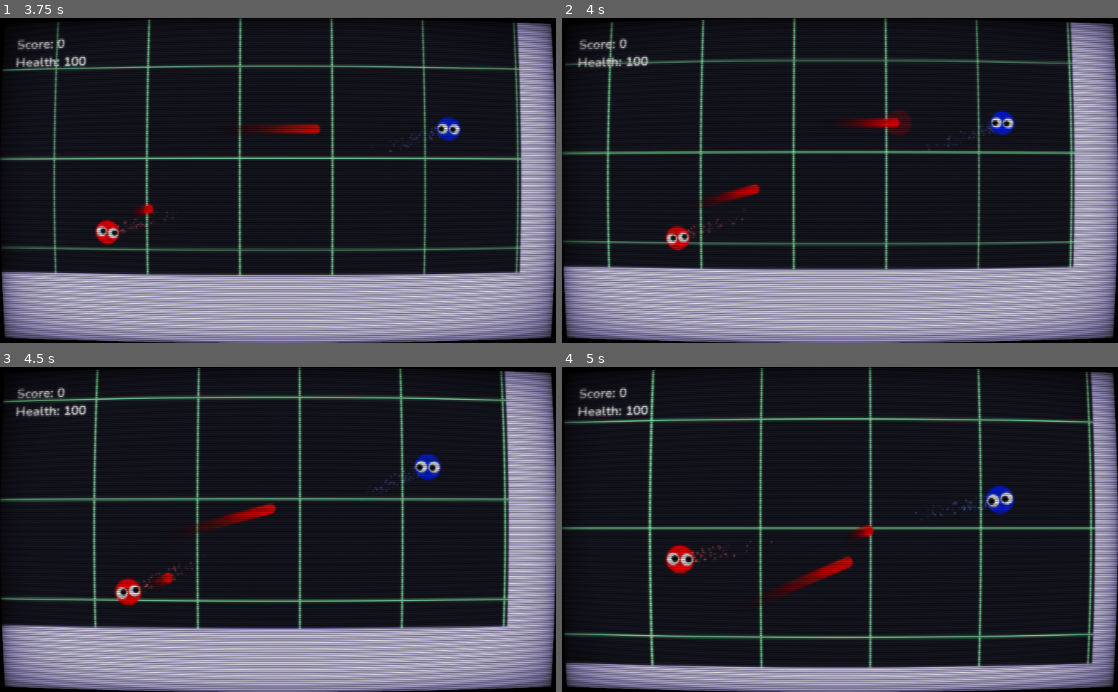
Above: before the commit, frames 1-4 (two rows, left to right).
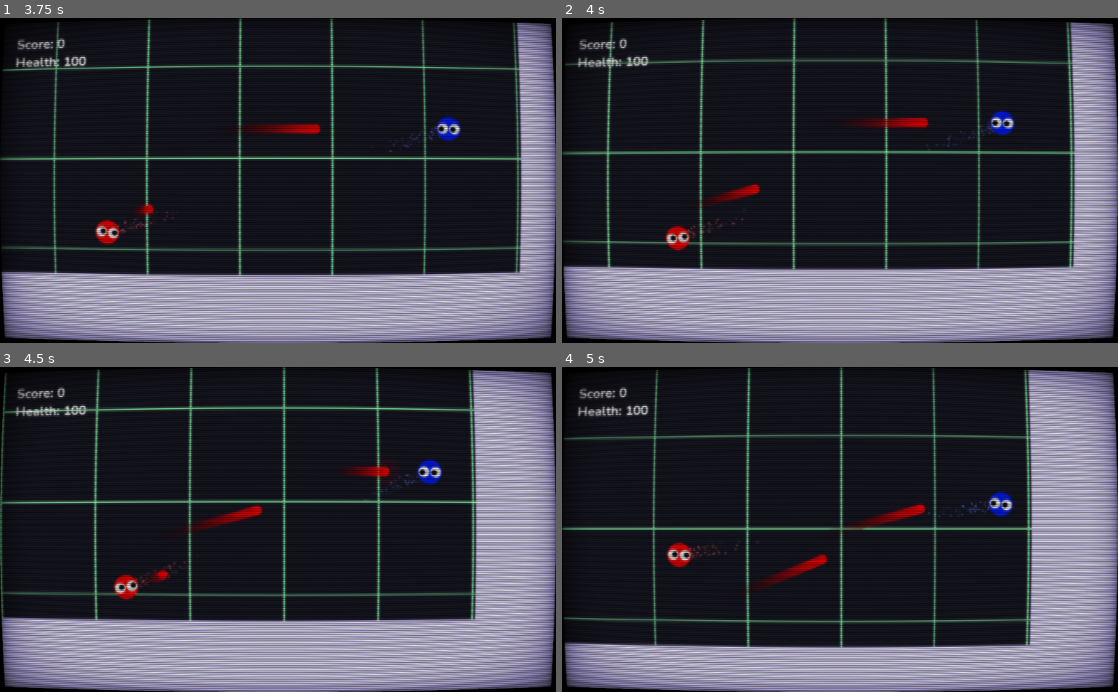
Above: after the commit, the same moments.

Repository: thomas-armena/crossfire
Game: Godot game, scene res://Scenes/MainMenu/MainMenu.tscn
Same seed, same stepped clock (60 frames per second), same inputs: the game is played once before the commit and once after it.
Inputs (mouse positions are in pixels of both pictures, inside the frame that each line leads up to):
- Up to frame 1 (3.75 s): click "Press ENTER to play" at 0.5 s; click "Press ENTER to play" at 1.25 s; tap Enter at 2 s; move the mouse to (400, 164) at 2.02 s; hold D (p1_move_right) 2.03-2.78 s; tap Space (p1_shoot) at 2.1, 2.85, 3.6 s; click (400, 164) at 2.17 s; move the mouse to (166, 196) at 2.77 s; hold S (p1_move_down) 2.78-3.53 s; move the mouse to (333, 109) at 3.52 s; hold D (p1_move_right) from 3.53 s (still down)
- Up to frame 2 (4 s): keep holding D (p1_move_right)
- Up to frame 3 (4.5 s): move the mouse to (250, 594) at 4.27 s; release D (p1_move_right) at 4.28 s; hold W (p1_move_up) from 4.28 s (still down); tap Space (p1_shoot) at 4.35 s; click (250, 594) at 4.42 s
- Up to frame 4 (5 s): keep holding W (p1_move_up)

Frame 1 is identical in both runs. In frame 2, 0.4% of the frame differs, in the area x 51-66%, y 28-37%; in frame 3, 17%; in frame 4, 26%, in the area x 0-97%, y 0-93%.

Commit message:
Added sound

Diff:
--- a/Scenes/Bullet/Bullet.gd
+++ b/Scenes/Bullet/Bullet.gd
@@ -10,10 +10,12 @@
 
 onready var bullet_trail = BULLET_TRAIL.instance()
 onready var circle = get_node("Circle")
+onready var shoot_impact_sound = get_node("ShootImpact")
 
 func _ready():
 	bullet_trail.bullet = self
 	get_tree().get_current_scene().add_child(bullet_trail)
+
 
 func set_color(new_color):
 	color = new_color
@@ -40,4 +42,5 @@
 	get_tree().get_current_scene().add_child(impact)
 	impact.set_color(color)
 	impact.position = position
+	impact.play_sound()
 	queue_free()
--- a/Scenes/Bullet/Bullet.tscn
+++ b/Scenes/Bullet/Bullet.tscn
@@ -19,6 +19,7 @@
 radius = 12
 
 [node name="DeathTimer" type="Timer" parent="."]
+wait_time = 10.0
 one_shot = true
 autostart = true
 
--- a/Scenes/Bullet/Impact/Impact.gd
+++ b/Scenes/Bullet/Impact/Impact.gd
@@ -2,6 +2,7 @@
 
 
 onready var circle = get_node("Circle")
+onready var sound = get_node("AudioStreamPlayer2D")
 
 func _process(delta):
 	circle.scale.x += delta
@@ -10,3 +11,7 @@
 
 func set_color(new_color):
 	circle.set_color(new_color)
+
+
+func play_sound():
+	sound.play()
--- a/Scenes/Bullet/Impact/Impact.tscn
+++ b/Scenes/Bullet/Impact/Impact.tscn
@@ -1,9 +1,13 @@
-[gd_scene load_steps=3 format=2]
+[gd_scene load_steps=4 format=2]
 
 [ext_resource path="res://Scenes/Shapes/Circle/Circle.tscn" type="PackedScene" id=1]
 [ext_resource path="res://Scenes/Bullet/Impact/Impact.gd" type="Script" id=2]
+[ext_resource path="res://Sounds/error_004.wav" type="AudioStream" id=3]
 
 [node name="Impact" type="Node2D"]
 script = ExtResource( 2 )
 
 [node name="Circle" parent="." instance=ExtResource( 1 )]
+
+[node name="AudioStreamPlayer2D" type="AudioStreamPlayer2D" parent="."]
+stream = ExtResource( 3 )
--- a/Scenes/Players/Player/Player.gd
+++ b/Scenes/Players/Player/Player.gd
@@ -23,6 +23,7 @@
 onready var target_player = get_node(target_player_path)
 onready var game_state = get_node("/root/GameState")
 onready var hit_cooldown = get_node("HitCooldown")
+onready var audio_player = get_node(("AudioPlayer"))
 
 var in_hit_cooldown = false
 
@@ -64,6 +65,7 @@
 
 func shoot():
 	if target_player == null: return
+	audio_player.play()
 	var bullet = BULLET.instance()
 	var vector = (target_player.global_position - global_position).normalized()
 	bullet.direction = vector.angle()
--- a/Scenes/Players/Player/Player.tscn
+++ b/Scenes/Players/Player/Player.tscn
@@ -1,10 +1,11 @@
-[gd_scene load_steps=7 format=2]
+[gd_scene load_steps=8 format=2]
 
 [ext_resource path="res://Scenes/Shapes/Circle/Circle.tscn" type="PackedScene" id=1]
 [ext_resource path="res://Scenes/Entity.tscn" type="PackedScene" id=2]
 [ext_resource path="res://Scenes/Players/Player/Player.gd" type="Script" id=3]
 [ext_resource path="res://Scenes/Shapes/Eye/Eye.tscn" type="PackedScene" id=4]
 [ext_resource path="res://Scenes/Players/Player/LinkParticles.gd" type="Script" id=5]
+[ext_resource path="res://Sounds/laserSmall_001.wav" type="AudioStream" id=6]
 
 [sub_resource type="CircleShape2D" id=1]
 radius = 32.0
@@ -48,4 +49,8 @@
 
 [node name="HitCooldown" type="Timer" parent="."]
 
+[node name="AudioPlayer" type="AudioStreamPlayer2D" parent="."]
+stream = ExtResource( 6 )
+volume_db = 1.0
+
 [connection signal="timeout" from="HitCooldown" to="." method="_on_HitCooldown_timeout"]
Not shown, added: Sounds/bong_001.wav.import
Not shown, added: Sounds/confirmation_001.wav.import
Not shown, added: Sounds/drop_001.wav.import
Not shown, added: Sounds/drop_002.wav.import
Not shown, added: Sounds/drop_003.wav.import
Not shown, added: Sounds/drop_004.wav.import
Not shown, added: Sounds/error_004.wav.import
Not shown, added: Sounds/forceField_003.wav.import
Not shown, added: Sounds/glass_002.wav.import
Not shown, added: Sounds/impactMetal_001.wav.import
Not shown, added: Sounds/impactMetal_004.wav.import
Not shown, added: Sounds/laserRetro_004.wav.import
(and 32 more such lines)
